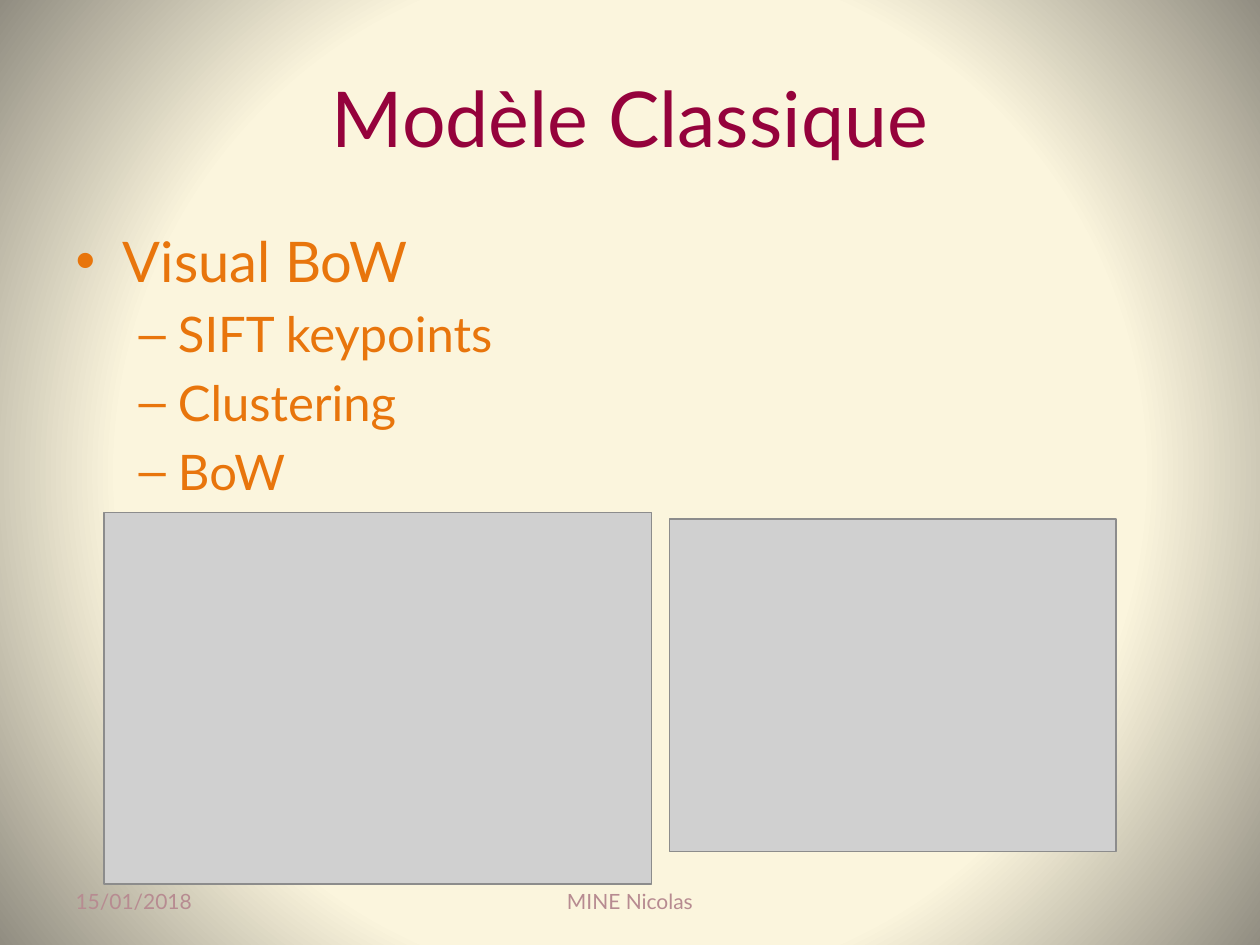
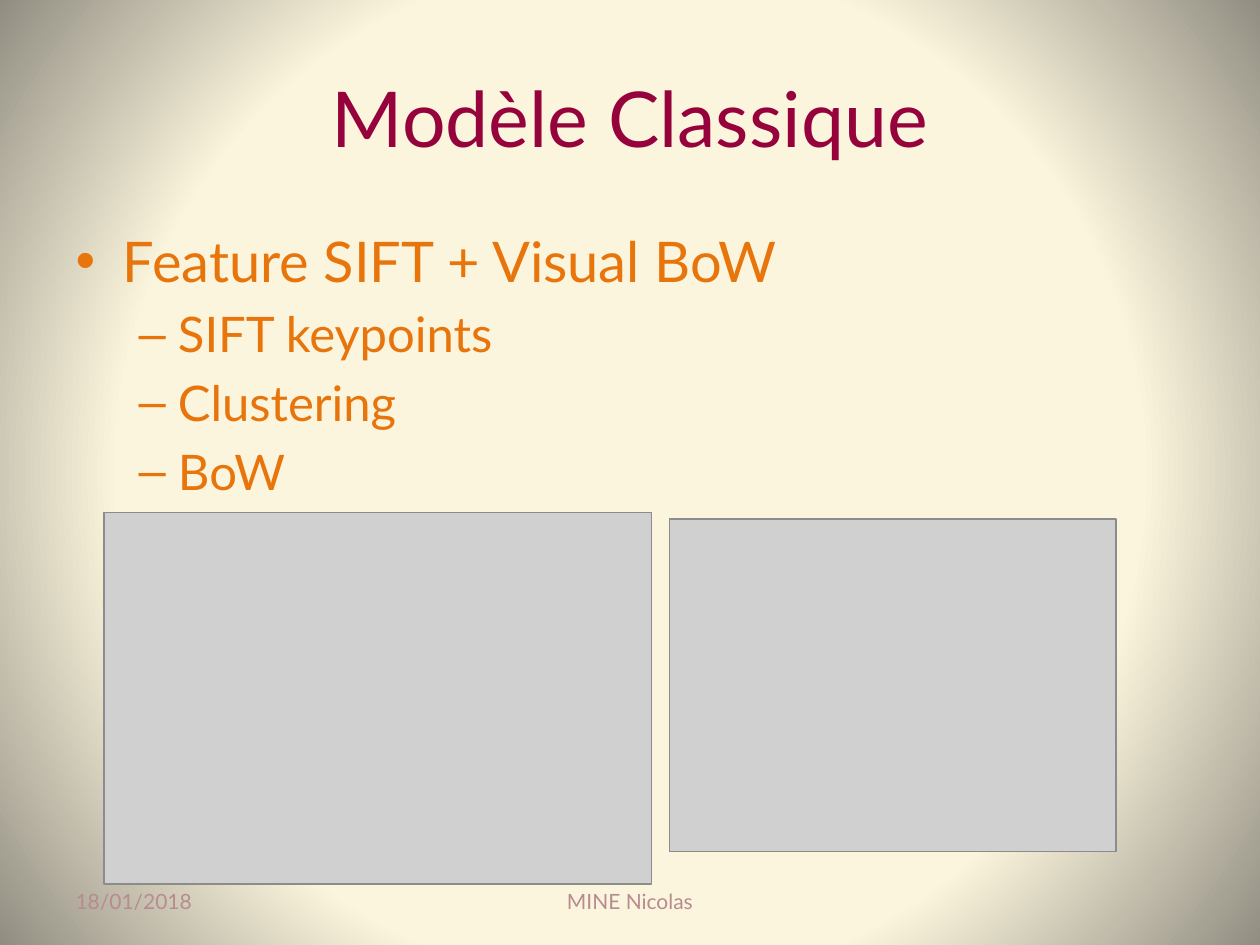
Before and after one commit to Coni63/OC_DS, a slide deck: slide 8 of P7/Presentation_p7.pptx. Drawn at 1260x945 pixels with LibreOffice and Linux fonts; fonts in the diff are those of the drawing; grey boxes stand for pictures. Boxes give left, top, right and bottom in pixels: in the first picture for what was removed or moved away, otherwise in the second. Text is boxed around its words. In the diff, an @@ line names an element or a change of style, - is before the commit and + after.

```diff
--- a/P7/Presentation_p7.pptx
+++ b/P7/Presentation_p7.pptx
@@ text at box(123, 240, 776, 283): text changed @@
-• Visual BoW
+• Feature SIFT + Visual BoW
@@ text at box(76, 894, 192, 909): text changed @@
-15/01/2018
+18/01/2018
```
Also in this commit, not shown: 29 other slides changed, 2 slides added, 6 other files.
